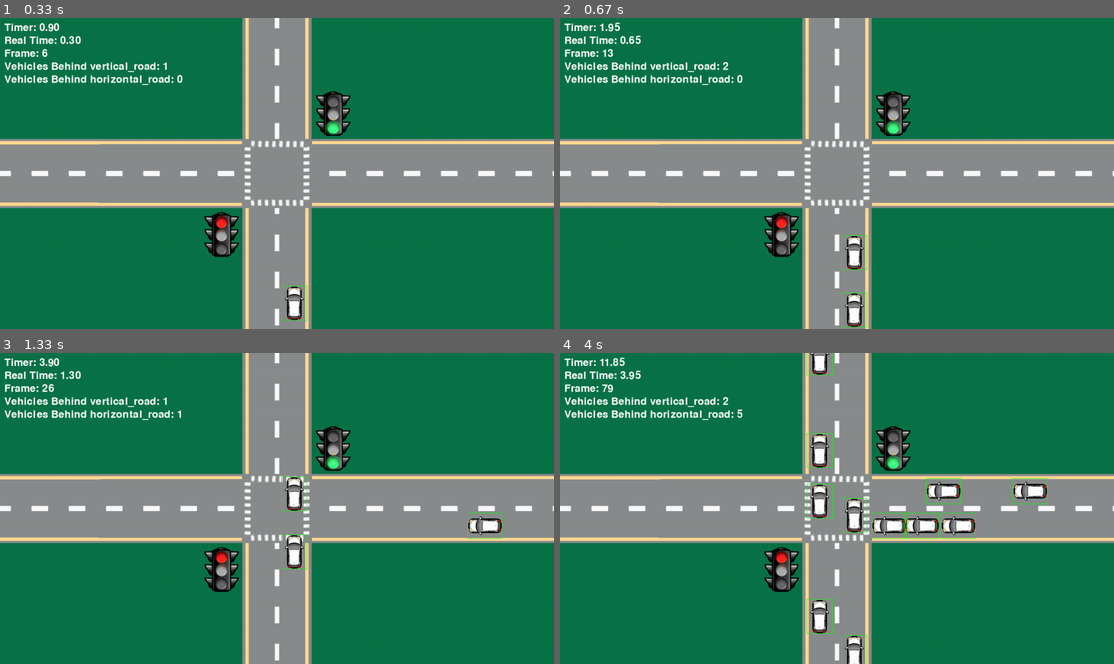
Above: before the commit, frames 1-4 (two rows, left to right).
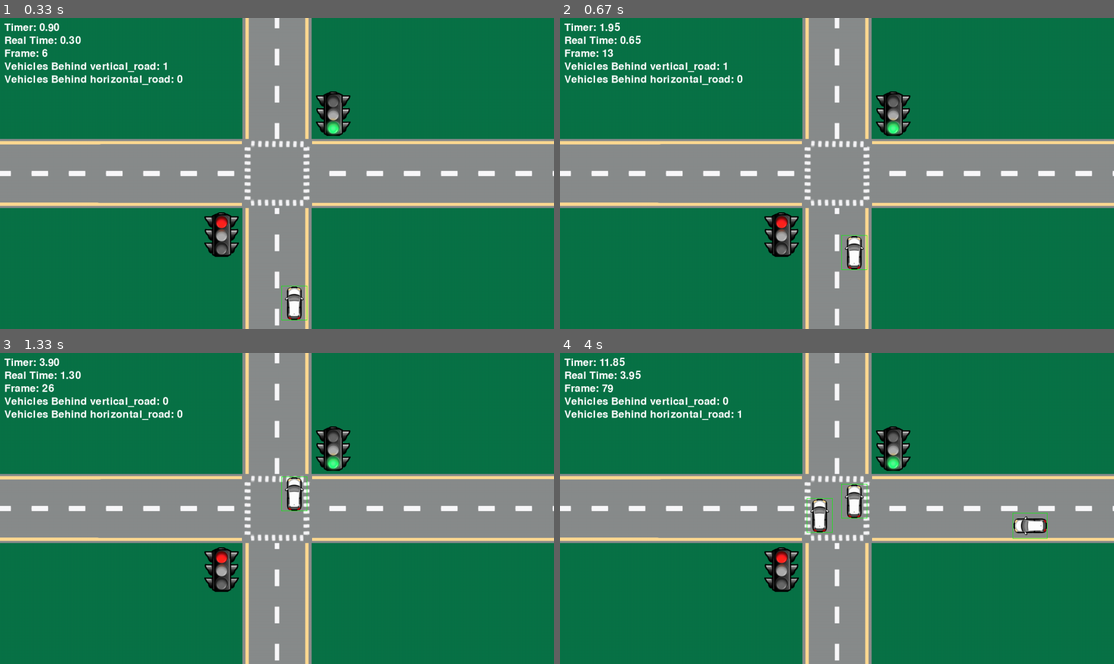
Above: after the commit, the same moments.

Repository: IChaudhry892/csce-4430-project
Game: pygame game, started from pygame-traffic-test/main.py
The game is run twice, just before and just after one commit, with the same random seed, the same clock (stepped at 60 frames per second) and the same inputs.
Inputs:
- Up to frame 1 (0.33 s): no input
- Up to frame 2 (0.67 s): no input
- Up to frame 3 (1.33 s): no input
- Up to frame 4 (4 s): no input

Frame 1 is identical in both runs. In frame 2, 0.3% of the frame differs, in the area x 29-56%, y 14-100%; in frame 3, 0.7%; in frame 4, 3.8%, in the area x 29-88%, y 0-100%.

Commit message:
Update SimulationConfig.py
Toned down the traffic intensity values to be more realistic.

Diff:
--- a/pygame-traffic-test/SimulationToolbox/SimulationConfig.py
+++ b/pygame-traffic-test/SimulationToolbox/SimulationConfig.py
@@ -17,6 +17,7 @@
     BOTH_SIGNALS_RED_DURATION = 1.0  # Duration when both signals are red in real-time seconds
 
     ROAD_IDS = {"Vertical Road": "vertical_road", "Horizontal Road": "horizontal_road"}
-    TRAFFIC_INTENSITIES = {"high": 0.15, "medium": 0.10, "low": 0.05} # Chance of spawning a vehicle per frame per road
+    TRAFFIC_INTENSITIES = {"high": 0.045, "medium": 0.03, "low": 0.015} # Chance of spawning a vehicle per frame per road
+    # 18, 12, 6 vehicles per minute at 20 FPS
     TRAFFIC_SIGNAL_STATES = {"Red": "signal_red", "Green": "signal_green"}
     VEHICLE_STATES = {"moving": "moving", "waiting": "waiting"}
